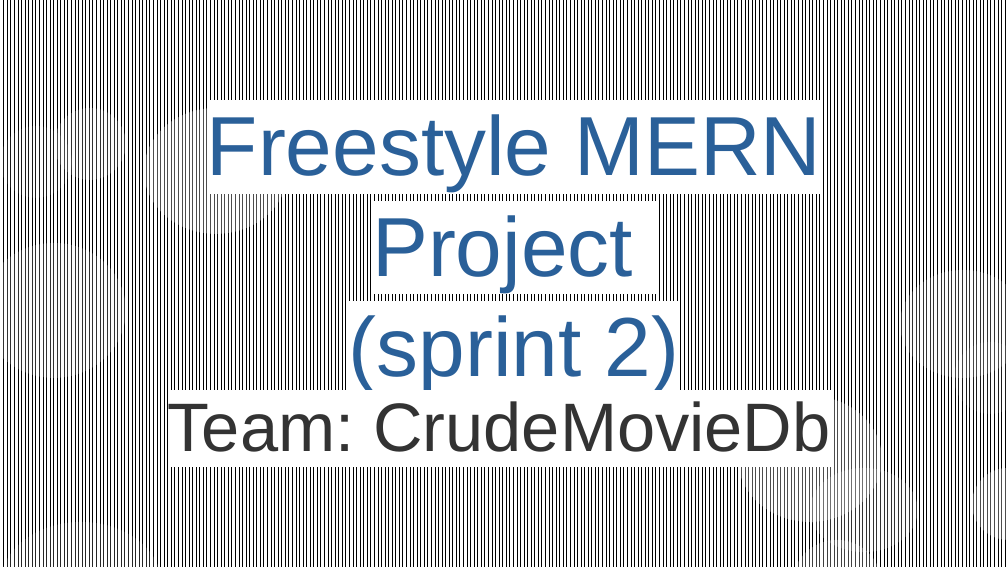
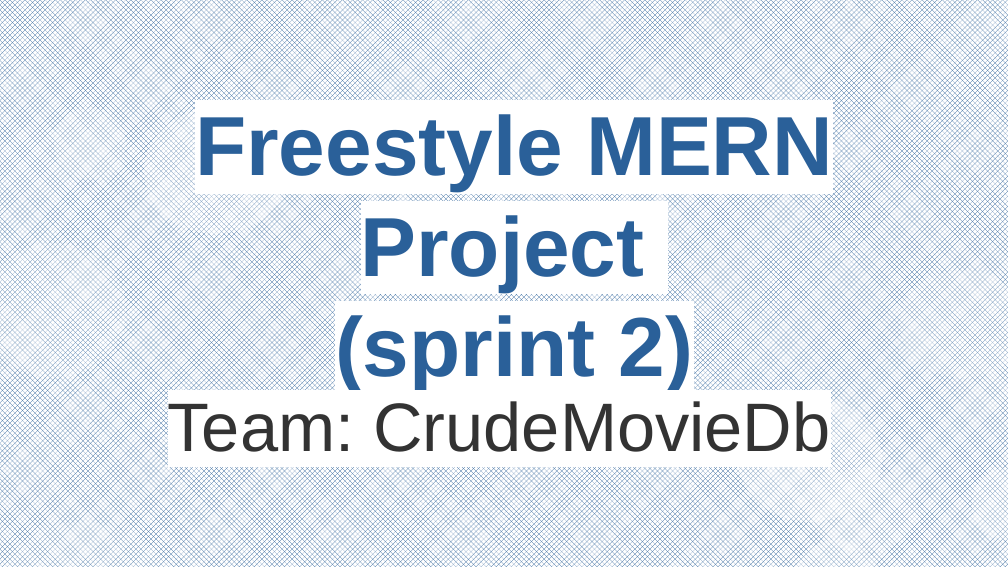
Before and after one commit to CodecoolGlobal/freestyle-mern-project-react-lillitaz, a slide deck: slide 1 of präsentation/CrudeMovieDb-PP.odp. Drawn at 1008x567 pixels with LibreOffice and Linux fonts; fonts in the diff are those of the drawing. Boxes give left, top, right and bottom in pixels: in the first picture for what was removed or moved away, otherwise in the second. Text is boxed around its words. In the diff, an @@ line names an element or a change of style, - is before the commit and + after.

```diff
--- a/präsentation/CrudeMovieDb-PP.odp
+++ b/präsentation/CrudeMovieDb-PP.odp
@@ rectangle at [0,0,1008,567]: fill pattern #000000 on #FFFFFF to pattern #2A6099 on #FFFFFF @@
@@ title "Freestyle MERN Project (sprint 2)" at [195,114,833,390]: bold on @@
```
Also in this commit, not shown: 5 other slides changed, 2 slides added, 1 slide removed, 2 other files.
